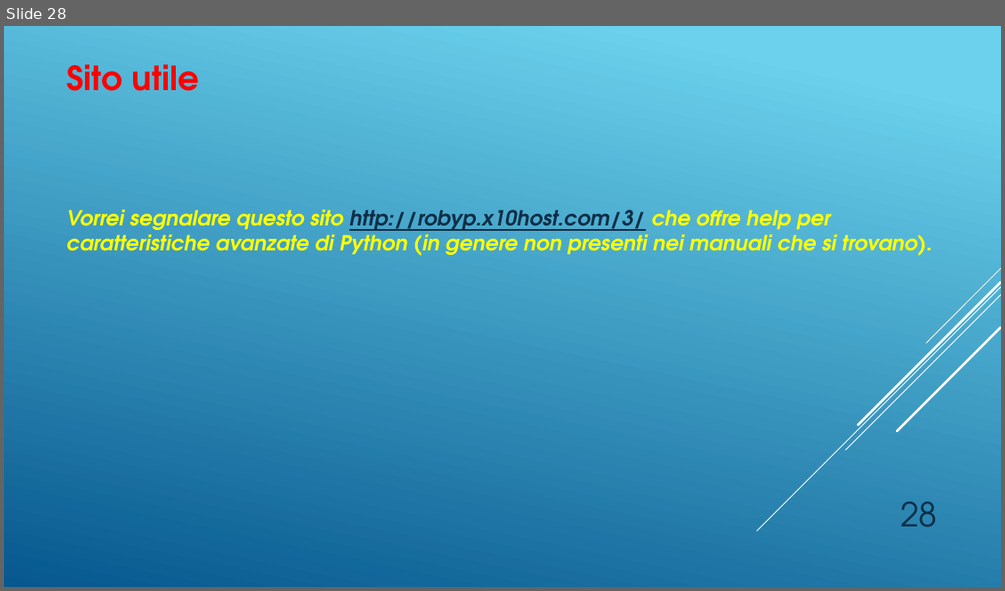
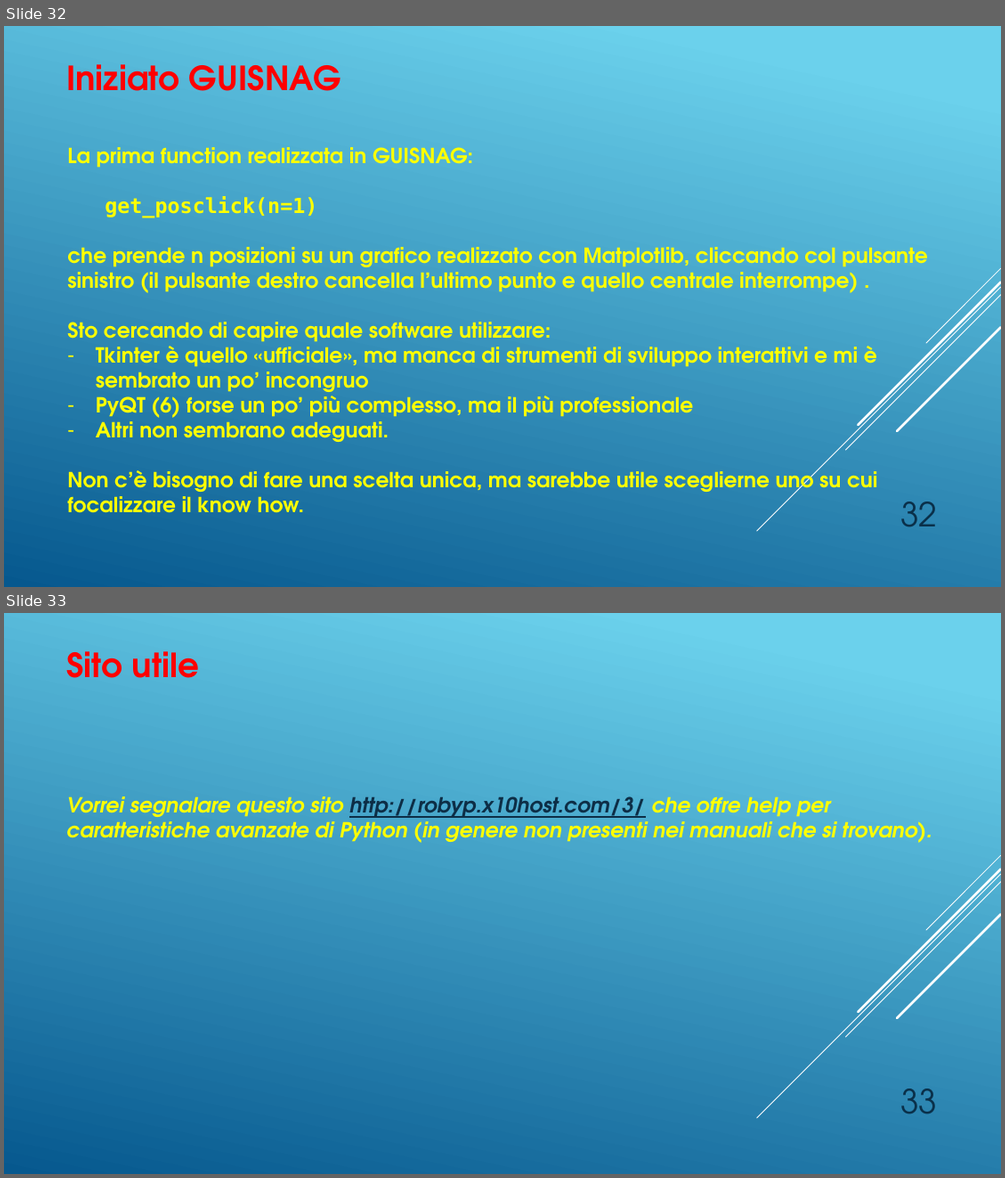
Before and after one commit to SerFrasca/SnagPy, a slide deck: doc/SnagPy04.pptx. Shown one above the other, each under a label of ours: slide 28 before the commit, slides 32 and 33 after it. The pictures are 1005x591 and 1005x1178 pixels, drawn with LibreOffice and Linux fonts; fonts in the diff are those of the drawing. Boxes give left, top, right and bottom in pixels: in the first picture for what was removed or moved away, otherwise in the second. Text is boxed around its words. In the diff, an @@ line names an element or a change of style, - is before the commit and + after.

```diff
--- a/doc/SnagPy04.pptx
+++ b/doc/SnagPy04.pptx
@@ slide 32 added at box(4, 26, 1001, 587), background gradient #6ED2EB to #06588E; not listed: 5 template elements that a slide beside it also shows @@
@@ text added at box(66, 64, 341, 91), 32 pt, text #FF0000, bold @@
+Iniziato GUISNAG
@@ text added at box(67, 147, 927, 513), 20 pt, text #FFFF00, bold @@
+La prima function realizzata in GUISNAG:
+get_posclick(n=1)
+che prende n posizioni su un grafico realizzato con Matplotlib, cliccando col pulsante sinistro (il pulsante destro cancella l’ultimo punto e quello centrale interrompe) .
+Sto cercando di capire quale software utilizzare:
+– Tkinter è quello «ufficiale», ma manca di strumenti di sviluppo interattivi e mi è sembrato un po’ incongruo
+– PyQT (6) forse un po’ più complesso, ma il più professionale
+– Altri non sembrano adeguati.
+Non c’è bisogno di fare una scelta unica, ma sarebbe utile sceglierne uno su cui focalizzare il know how.
@@ page number added at box(900, 501, 937, 527), 32 pt, text #0A304A @@
+32
@@ what was slide 28 is now slide 33 @@
@@ page number at box(900, 1088, 937, 1114): text changed @@
-28
+33
```
Also in this commit, not shown: 6 slides changed, 4 other slides added, 3 other files.
